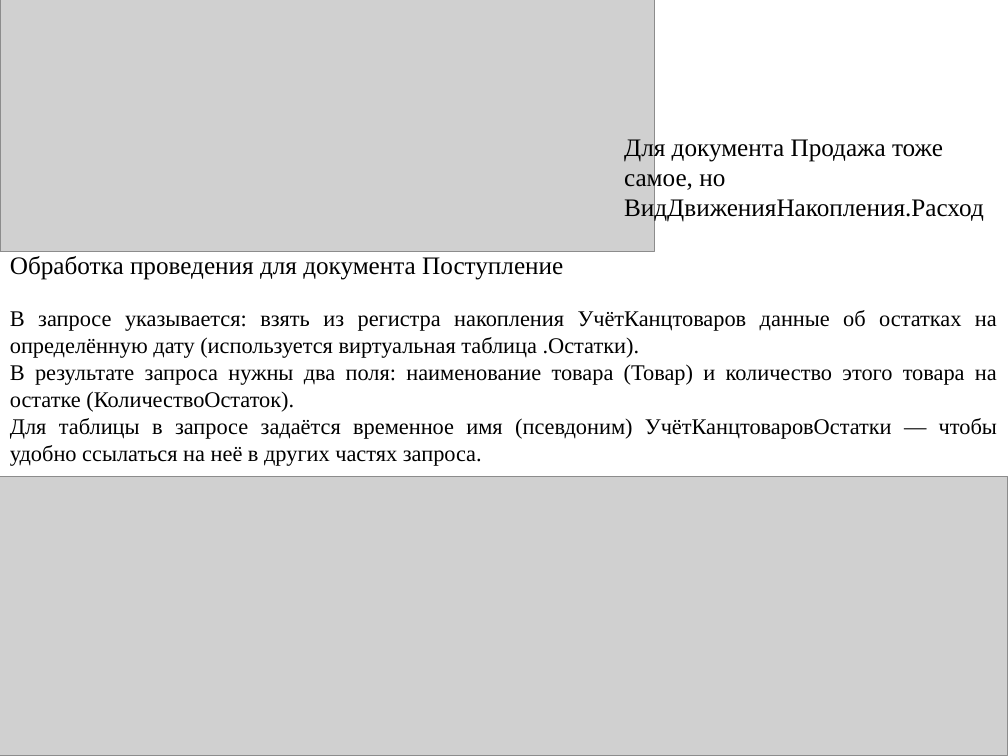
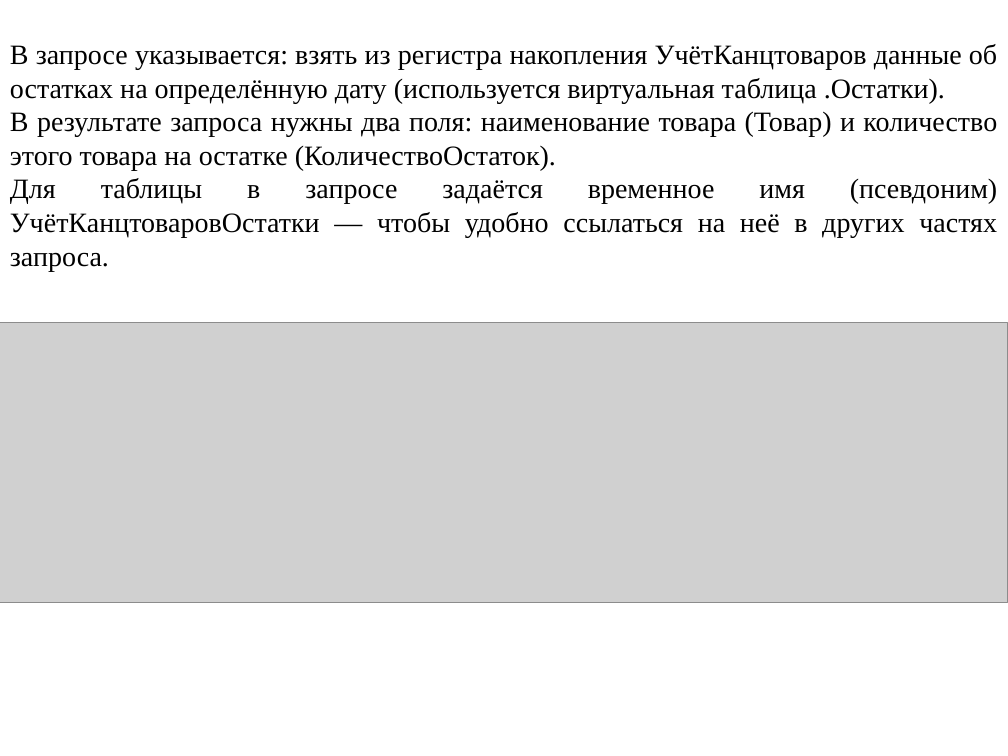
Before and after one commit to mbdatateach/site, a slide deck: slide 6 of 1С_Предприятие/практика 6.pptx (slide 5 before the commit). Drawn at 1008x756 pixels with LibreOffice and Linux fonts; fonts in the diff are those of the drawing; grey boxes stand for pictures. Boxes give left, top, right and bottom in pixels: in the first picture for what was removed or moved away, otherwise in the second. Text is boxed around its words. In the diff, an @@ line names an element or a change of style, - is before the commit and + after.

```diff
--- a/1С_Предприятие/практика 6.pptx
+++ b/1С_Предприятие/практика 6.pptx
@@ picture removed at [0, 0, 654, 252] @@
@@ text "В запросе указывается: взять из ...": place and size @@
-text "В запросе указывается: взять из ..." at [10, 310, 997, 466]
+text "В запросе указывается: взять из ..." at [10, 44, 997, 271]
@@ text "В запросе указывается: взять из ..." at [10, 44, 997, 271]: size 16 to 20 pt @@
@@ text removed at [624, 136, 984, 222] @@
-Для документа Продажа тоже самое, но ВидДвиженияНакопления.Расход
@@ text removed at [10, 256, 563, 280] @@
-Обработка проведения для документа Поступление
@@ picture: place and size @@
-picture at [0, 476, 1008, 756]
+picture at [0, 323, 1008, 603]
```
Also in this commit, not shown: 1 other slide changed, 1 slide added, 15 other files.
